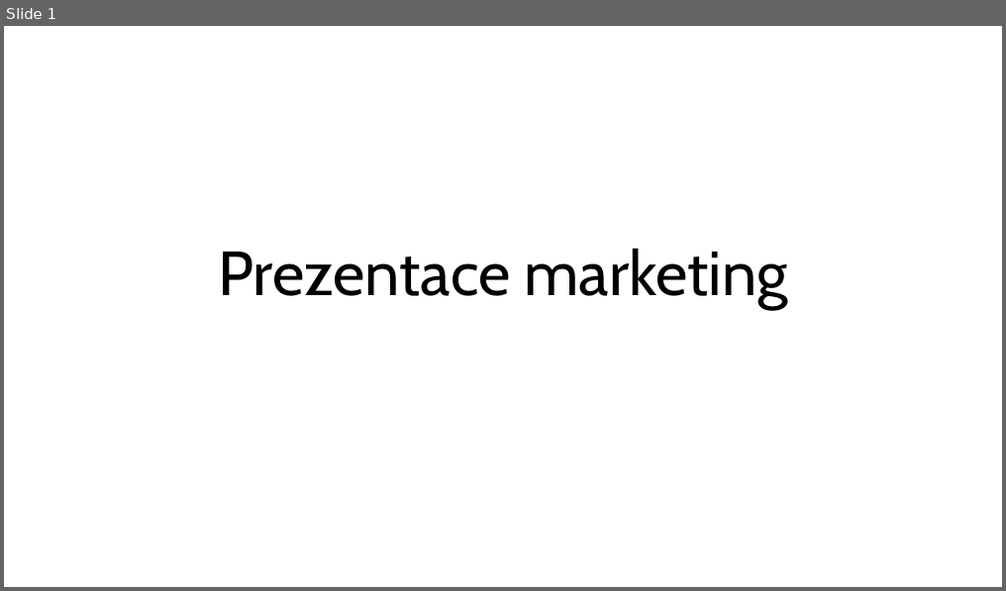
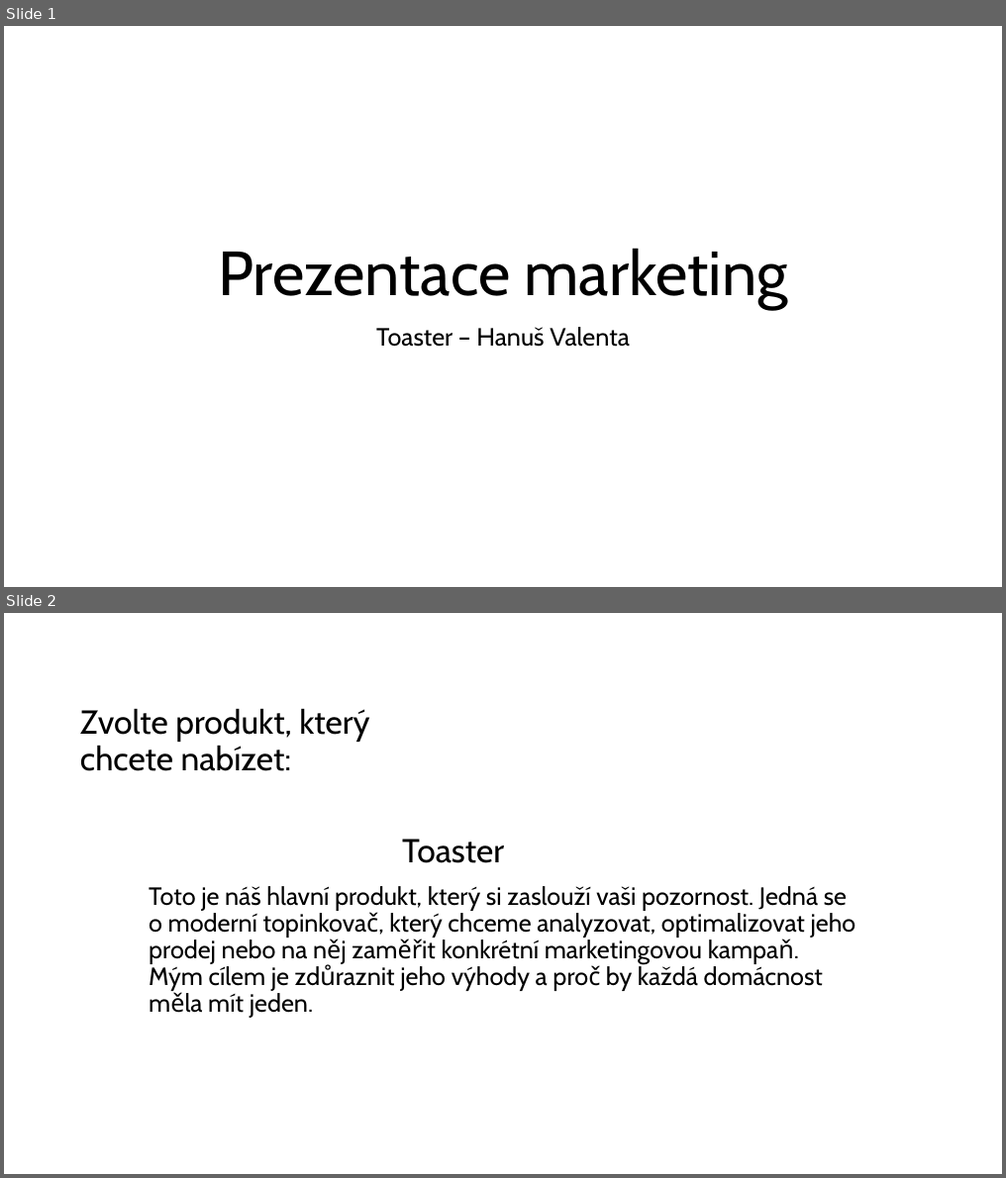
Before and after one commit to hanusvalenta/School, a slide deck: Files/Marketing/Prezentace marketing.pptx. Shown one above the other, each under a label of ours: slide 1 before the commit, slides 1 and 2 after it. The pictures are 1006x591 and 1006x1178 pixels, drawn with LibreOffice and Linux fonts; fonts in the diff are those of the drawing. Boxes give left, top, right and bottom in pixels: in the first picture for what was removed or moved away, otherwise in the second. Text is boxed around its words. In the diff, an @@ line names an element or a change of style, - is before the commit and + after.

```diff
--- a/Files/Marketing/Prezentace marketing.pptx
+++ b/Files/Marketing/Prezentace marketing.pptx
@@ slide 2 added at [4,613,1002,1174], background #FFFFFF @@
@@ title added at [80,708,369,771], 32 pt, text #000000 @@
+Zvolte produkt, který chcete nabízet:
@@ text added at [402,839,504,863], 32 pt, text #000000 @@
+Toaster
@@ text added at [149,886,856,1018], 24 pt, text #000000 @@
+Toto je náš hlavní produkt, který si zaslouží vaši pozornost. Jedná se o moderní topinkovač, který chceme analyzovat, optimalizovat jeho prodej nebo na něj zaměřit konkrétní marketingovou kampaň. Mým cílem je zdůraznit jeho výhody a proč by každá domácnost měla mít jeden.
@@ slide 1 changed as well @@
@@ subtitle added at [376,327,630,347], 24 pt, text #000000 @@
+Toaster – Hanuš Valenta
```
Also in this commit, not shown: 14 other slides added, 7 other files.
